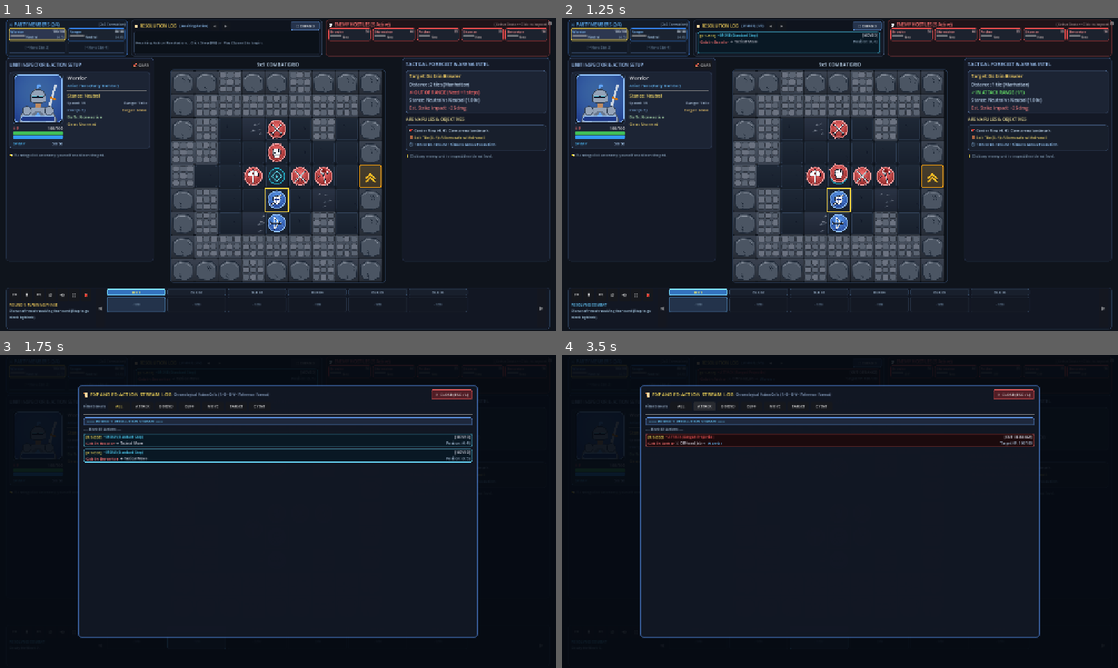
Above: before the commit, frames 1-4 (two rows, left to right).
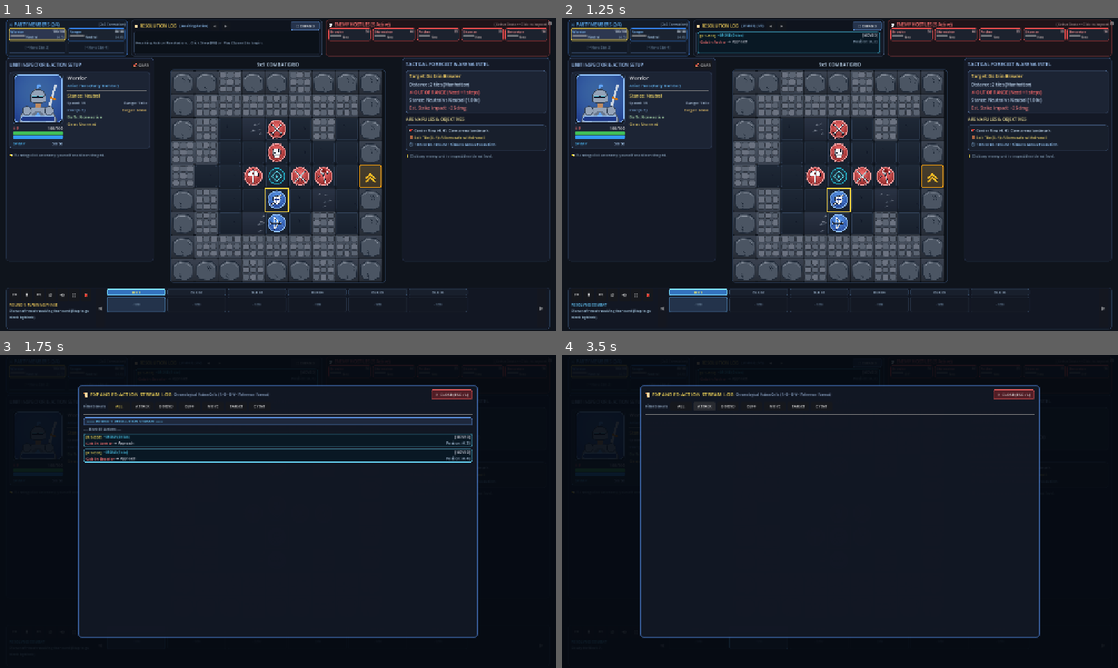
Above: after the commit, the same moments.

Repository: 6lackwin9/tactical-rpg
Game: Godot game, scene res://scenes/combat_arena.tscn
Same seed, same stepped clock (60 frames per second), same inputs: the game is played once before the commit and once after it.
Inputs:
- Up to frame 1 (1 s): click "✔ CONFIRM ROUND" at 0.5 s
- Up to frame 2 (1.25 s): no input
- Up to frame 3 (1.75 s): click "⛶ EXPAND" at 1.25 s
- Up to frame 4 (3.5 s): click "◀" at 2 s; click "🎒 GEAR" at 2.75 s

Frame 1 is identical in both runs. In frame 2, 0.6% of the frame differs, in the area x 27-87%, y 4-53%; in frame 3, 0.2%; in frame 4, 2.7%, in the area x 15-85%, y 19-30%.

Commit message:
feat(combat): split 2-block moves per block, refund blocked tiles, log cut-short moves
A 2-block move is now two 1-block halves: the first stretch lands at the end of
block 1, the rest at the end of block 2 (so a mover also vacates its tile after
block 1). A move blocked at resolution stops on the last free tile, refunds the
tiles it didn't walk (manual moves now match approaches), and logs CUT SHORT with
the blocker; a second half re-paths if the first half was cut short.

Co-Authored-By: Claude Opus 5.5 <noreply@anthropic.com>

Diff:
--- a/scripts/combat/actions/approach_command.gd
+++ b/scripts/combat/actions/approach_command.gd
@@ -26,14 +26,21 @@
 
 	var start_pos: Vector2i = grid.get_position(source)
 	var moved: int = 0
+	cut_short = false
+	blocked_by = ""
 	for s: int in range(steps):
 		if not source.is_active() or grid.get_distance(grid.get_position(source), grid.get_position(target)) <= source.attack_range:
 			break
 		var dir: Vector2i = _next_step()
 		if dir == Vector2i.ZERO or not grid.move_combatant(source, dir):
+			cut_short = true
+			var next_cell: Vector2i = grid.get_position(source) + dir
+			var occupant: Combatant = grid.get_combatant_at(next_cell) if dir != Vector2i.ZERO else null
+			blocked_by = occupant.name if occupant != null else "no route"
 			break
 		moved += 1
 
+	moved_tiles = moved
 	# Tiles not needed (target already in range, or no route) cost no AP.
 	if planner_controlled and moved < steps:
 		source.ap = mini(source.max_ap, source.ap + (steps - moved))
@@ -41,6 +48,8 @@
 	if moved == 0:
 		var in_range: bool = grid.get_distance(start_pos, grid.get_position(target)) <= source.attack_range
 		execution_log = "[Approach] %s holds at %s (%s)." % [source.name, str(start_pos), "already in range of %s" % target.name if in_range else "no route to %s" % target.name]
+	elif cut_short and grid.get_distance(end_pos, grid.get_position(target)) > source.attack_range:
+		execution_log = "[Move Cut Short] %s closed in on %s but stopped at %s (blocked by %s)." % [source.name, target.name, str(end_pos), blocked_by]
 	else:
 		execution_log = "[Approach] %s closed in on %s: %s to %s" % [source.name, target.name, str(start_pos), str(end_pos)]
 
--- a/scripts/combat/actions/move_command.gd
+++ b/scripts/combat/actions/move_command.gd
@@ -4,6 +4,11 @@
 var grid: CombatGrid
 var direction: Vector2i
 var steps: int
+
+# Outcome of the last execute() (read by the log): tiles walked, and why it stopped early.
+var moved_tiles: int = 0
+var cut_short: bool = false
+var blocked_by: String = ""
 
 func _init(p_source: Combatant, p_grid: CombatGrid, p_direction: Vector2i, p_steps: int = 1, p_block_cost: int = 1, p_priority: int = 0) -> void:
 	super(p_source, p_priority, p_block_cost)
--- a/scripts/combat/actions/walk_command.gd
+++ b/scripts/combat/actions/walk_command.gd
@@ -2,13 +2,20 @@
 extends MoveCommand
 
 # ==============================================================================
-# Tactical RPG - Walk Command (a planned multi-tile move along any path)
-# One block. The path is a list of unit steps (each cardinal), so a single Move
-# can turn corners. It stops early when a step is blocked. AP is paid when it
-# starts (1 AP per planned tile).
+# Tactical RPG - Walk Command (a planned move along any path, one block)
+# Planned moves longer than a unit's tiles-per-block are split into one Walk
+# per block, each landing at the end of its own block. A walk follows its
+# planned steps; if the unit isn't where the plan expected (an earlier half was
+# cut short), it re-paths toward the final destination around whoever stands
+# there now. A blocked step stops it short: the unit stays on the last free
+# tile, unused tiles are refunded as AP, and the log says what blocked it.
 # ==============================================================================
 
+const NONE: Vector2i = Vector2i(-1, -1)
+
 var path: Array[Vector2i] = []
+var expected_start: Vector2i = NONE   # where the plan has the unit when this walk starts
+var goal: Vector2i = NONE             # the move's final destination (for re-pathing)
 
 func _init(p_source: Combatant, p_grid: CombatGrid, p_path: Array[Vector2i], p_block_cost: int = 1) -> void:
 	super(p_source, p_grid, p_path[0] if not p_path.is_empty() else Vector2i.ZERO, p_path.size(), p_block_cost)
@@ -16,18 +23,55 @@
 	command_name = "Move"
 
 func execute() -> void:
+	moved_tiles = 0
+	cut_short = false
+	blocked_by = ""
 	if not can_execute():
 		execution_log = "[Move Failed] %s could not execute movement (inactive or off grid)." % source.name
 		return
 	var start_pos: Vector2i = grid.get_position(source)
-	var moved: int = 0
-	for dir: Vector2i in path:
+	var walk: Array[Vector2i] = path
+	if expected_start != NONE and goal != NONE and start_pos != expected_start:
+		walk = _repath(start_pos)
+	for dir: Vector2i in walk:
+		var next_cell: Vector2i = grid.get_position(source) + dir
 		if not source.is_active() or not grid.move_combatant(source, dir):
+			cut_short = true
+			blocked_by = _describe_blocker(next_cell)
 			break
-		moved += 1
+		moved_tiles += 1
 	if source.is_withdrawn:
 		execution_log = "[Withdrawal] %s moved from %s and safely WITHDREW through Exit!" % [source.name, str(start_pos)]
-	elif moved == 0:
-		execution_log = "[Move Blocked] %s could not move from %s (path blocked)." % [source.name, str(start_pos)]
+		return
+	# Tiles the unit couldn't walk cost nothing.
+	if planner_controlled and moved_tiles < path.size():
+		source.ap = mini(source.max_ap, source.ap + (path.size() - moved_tiles))
+		cut_short = true
+		if blocked_by.is_empty():
+			blocked_by = "no route"
+	var end_pos: Vector2i = grid.get_position(source)
+	if moved_tiles == 0:
+		execution_log = "[Move Cut Short] %s couldn't move from %s (blocked by %s)." % [source.name, str(start_pos), blocked_by]
+	elif cut_short:
+		execution_log = "[Move Cut Short] %s stopped at %s after %d of %d tiles (blocked by %s)." % [source.name, str(end_pos), moved_tiles, path.size(), blocked_by]
 	else:
-		execution_log = "[Move] %s moved %d tile%s from %s to %s" % [source.name, moved, "" if moved == 1 else "s", str(start_pos), str(grid.get_position(source))]
+		execution_log = "[Move] %s moved %d tile%s from %s to %s" % [source.name, moved_tiles, "" if moved_tiles == 1 else "s", str(start_pos), str(end_pos)]
+
+# Up to this walk's tile count toward `goal`, around current occupants.
+func _repath(from: Vector2i) -> Array[Vector2i]:
+	var blocked: Dictionary = {}
+	for other: Variant in grid.combatant_positions:
+		if other != source and other is Combatant:
+			blocked[grid.combatant_positions[other]] = true
+	var route: Array[Vector2i] = GridPath.find_path(grid, from, {goal: true}, blocked, grid.is_exit_tile(goal))
+	return route.slice(0, path.size())
+
+func _describe_blocker(cell: Vector2i) -> String:
+	var occupant: Combatant = grid.get_combatant_at(cell)
+	if occupant != null:
+		return occupant.name
+	if not grid.is_valid_coord(cell):
+		return "the arena edge"
+	if not grid.is_walkable(cell):
+		return Terrain.display_name(grid.get_terrain(cell))
+	return "an obstacle"
--- a/scripts/combat/planning/combat_plan.gd
+++ b/scripts/combat/planning/combat_plan.gd
@@ -409,18 +409,29 @@
 				goals[cell] = true
 	return GridPath.find_path(grid, from, goals, blocked, false)
 
-# One Move entry for the whole path: 1-2 blocks (the unit's tiles per block), 1 AP
-# per tile. `chase` makes it a live approach toward that foe.
+# The move as one Move entry per block (up to the unit's tiles per block, 1 AP
+# per tile): a 2-block move covers its first stretch at the end of block 1 and the
+# rest at the end of block 2. `chase` makes both halves live approaches.
 func _add_move(c: Combatant, st: SimState, dirs: Array[Vector2i], chase: Combatant, index: int) -> String:
 	var skill: SkillDef = SkillCatalog.lowest(SkillDef.Kind.MOVE)
-	var blocks: int = ceili(float(dirs.size()) / float(c.move_per_block()))
-	var problem: String = _add_entry(c, st, skill, index, chase, dirs, maxi(1, blocks))
-	if problem.is_empty():
-		for d: Vector2i in dirs:
+	var goal: Vector2i = st.pos
+	for d: Vector2i in dirs:
+		goal += d
+	var per_block: int = c.move_per_block()
+	var i: int = 0
+	while i < dirs.size():
+		var chunk: Array[Vector2i] = dirs.slice(i, mini(dirs.size(), i + per_block))
+		var problem: String = _add_entry(c, st, skill, index, chase, chunk, 1)
+		if not problem.is_empty():
+			return problem
+		for d: Vector2i in chunk:
 			st.pos += d
-		st.entries[st.entries.size() - 1].pos_after = st.pos
-		st.moved = true
-	return problem
+		var entry: PlanEntry = st.entries[st.entries.size() - 1]
+		entry.pos_after = st.pos
+		entry.goal = goal
+		i += chunk.size()
+	st.moved = true
+	return ""
 
 # Lowest block where `n` consecutive blocks are free (not status-locked), or -1.
 func _free_start(st: SimState, n: int) -> int:
@@ -513,7 +524,7 @@
 			var to: Vector2i = to_raw if to_raw is Vector2i else NO_CELL
 			if to != NO_CELL:
 				blocked[to] = true
-			var leaves_first: bool = DictUtil.int_of(move, "end", 99) == 1 and other.speed > c.speed
+			var leaves_first: bool = DictUtil.int_of(move, "leave", 99) == 1 and other.speed > c.speed
 			if not leaves_first:
 				blocked[start] = true
 		else:
@@ -554,10 +565,16 @@
 	_blocked_override = previous
 	if not problem.is_empty():
 		return {}
+	var leave: int = -1
+	var last: PlanEntry = null
 	for e: PlanEntry in st.entries:
 		if e.skill.kind == SkillDef.Kind.MOVE:
-			return {"to": NO_CELL if st.withdrawn else e.pos_after, "end": e.end_block()}
-	return {}
+			if leave < 0:
+				leave = e.end_block()
+			last = e
+	if last == null:
+		return {}
+	return {"to": NO_CELL if st.withdrawn else last.pos_after, "end": last.end_block(), "leave": leave}
 
 # ------------------------------------------------------------------------------
 # Valid next inputs
--- a/scripts/combat/planning/plan_entry.gd
+++ b/scripts/combat/planning/plan_entry.gd
@@ -20,6 +20,7 @@
 var step_index: int = 0
 var pos_before: Vector2i = Vector2i(-1, -1)  # where the unit stands before / after this command (preview ghosts)
 var pos_after: Vector2i = Vector2i(-1, -1)
+var goal: Vector2i = Vector2i(-1, -1)      # MOVE: the whole move's destination (a split move's halves share it)
 var skill_ap: int = 0                     # AP for the skill itself
 var blocks_override: int = 0               # MOVE: 1-2 blocks depending on the path length (0 = the skill's own)
 var est_damage: int = 0                   # ATTACK: expected hit (power x skill x stance x boost); area: total on foes
@@ -73,7 +74,10 @@
 			if target != null:
 				command = ApproachCommand.new(actor, grid, target, tiles, blocks())
 			else:
-				command = WalkCommand.new(actor, grid, path, blocks())
+				var walk := WalkCommand.new(actor, grid, path, blocks())
+				walk.expected_start = pos_before
+				walk.goal = goal
+				command = walk
 		SkillDef.Kind.TARGET:
 			command = TargetCommand.new(actor, target, 2)
 		_:
--- a/scripts/combat/session/combat_log_builder.gd
+++ b/scripts/combat/session/combat_log_builder.gd
@@ -50,11 +50,17 @@
 		entry.category = "MOVE"
 		entry.skill_name = "Sprint" if move.steps > 1 else "Tactical Move"
 		entry.skill_subtype = "Sprint Relocation" if move.steps > 1 else "Standard Step"
+		if move.planner_controlled:
+			entry.skill_name = "Approach" if move is ApproachCommand else "Move"
+			entry.skill_subtype = "%d tile%s" % [move.moved_tiles, "" if move.moved_tiles == 1 else "s"]
 		entry.value_num = move.steps
 		entry.coord_to = grid.get_position(act.combatant) if grid != null else Vector2i(-1, -1)
 		if act.combatant.is_withdrawn:
 			entry.outcome_tag = "WITHDRAWN"
 			entry.status_text = "Safely exited battle grid"
+		elif move.planner_controlled and move.cut_short and not (move is ApproachCommand and move.moved_tiles > 0 and move.blocked_by == ""):
+			entry.outcome_tag = "CUT SHORT"
+			entry.status_text = "Stopped at %s (blocked by %s)" % [str(entry.coord_to), move.blocked_by]
 		else:
 			entry.outcome_tag = "MOVED"
 			entry.status_text = "Position: %s" % str(entry.coord_to)
@@ -170,6 +176,8 @@
 		formatted = "[color=#34d399]🎯 " + msg.substr(9) + "[/color]"
 	elif msg.begins_with("[Action Started]"):
 		formatted = "[color=#94a3b8]⏳ " + msg.substr(17) + "[/color]"
+	elif msg.begins_with("[Move Cut Short]"):
+		formatted = "[color=#f59e0b]⚠ [b]Cut short:[/b] " + msg.substr(17) + "[/color]"
 	elif msg.begins_with("[Exhausted]"):
 		formatted = "[color=#f59e0b]⚡ [b]" + msg.substr(12) + "[/b][/color]"
 	elif msg.begins_with("[Rest]"):
--- a/scripts/tests/arena_test_suite.gd
+++ b/scripts/tests/arena_test_suite.gd
@@ -1490,6 +1490,34 @@
 	coord_ok = coord_ok and csession.planned_position(cr) == w_start and csession.planned_occupant(w_start) == cr and csession.planned_occupant(cw_dest) == cw
 	csession.dispose()
 	var mechanics_ok: bool = reach_ok and move_first_ok and status_ok and area_ok and coord_ok
+	# split moves: a 4-tile move at 2 tiles/block is two 1-block halves (first lands after block 1);
+	# a half blocked by a unit that stepped in stops short, refunds its tiles and logs CUT SHORT
+	var sgrid := CombatGrid.new(CombatGrid.ArenaType.CLOSED, [Vector2i(8, 4)])
+	var walker2 := Combatant.new("Walker2", 60, 8, 1)
+	var cutter := Combatant.new("Cutter", 60, 30, 1)
+	sgrid.place_combatant(walker2, Vector2i(1, 4))
+	sgrid.place_combatant(cutter, Vector2i(6, 7))
+	var walk_side: Array[Combatant] = [walker2]
+	var cut_side: Array[Combatant] = [cutter]
+	var sctx: PlanContext = _hand_ctx(sgrid, walk_side, cut_side)
+	var splan := CombatPlan.new(sctx)
+	var split_added: String = splan.add_step(walker2, PlanStep.go_to(mover, Vector2i(5, 4)))
+	var halves: Array[PlanEntry] = splan.entries_for(walker2)
+	var split_ok: bool = split_added.is_empty() and walker2.move_per_block() == 2 and halves.size() == 2
+	if split_ok:
+		split_ok = halves[0].start_block == 1 and halves[1].start_block == 2 and halves[0].blocks() == 1 and halves[0].pos_after == Vector2i(3, 4) and halves[1].pos_after == Vector2i(5, 4) and halves[0].skill_ap == 2 and halves[1].goal == Vector2i(5, 4)
+	var sresolver := CombatResolver.new()
+	sresolver.grid = sgrid
+	splan.commit(sresolver)
+	sresolver.execute_block(1)
+	split_ok = split_ok and sgrid.get_position(walker2) == Vector2i(3, 4)
+	sgrid.combatant_positions[cutter] = Vector2i(4, 4)   # an enemy steps into the path
+	var ap_before_half: int = walker2.ap
+	sresolver.execute_block(2)
+	var cut_entry: ActionLogEntry = CombatLogBuilder.from_action(sresolver.scheduled_actions[1], 1, 2, walk_side, sgrid)
+	split_ok = split_ok and sgrid.get_position(walker2) == Vector2i(3, 4) and walker2.ap == ap_before_half - 2 + 2 and cut_entry.outcome_tag == "CUT SHORT" and "Cutter" in cut_entry.status_text
+	mechanics_ok = mechanics_ok and split_ok
+
 
 	# 6. Presets: every preset drafts a valid, affordable sequence; each shows its focus
 	var psession := CombatSession.new(SkirmishEncounter.new())
@@ -1652,7 +1680,7 @@
 	print("  [Plan] Confirm locks the sequence, schedules party + AI enemies, AP spent at runtime: %s" % ("PASS" if flow_ok2 else "FAIL"))
 	print("  [Input] Per-target/tile options (foe attacks, self skills, move here, withdraw), previews, status & hover inspect: %s" % ("PASS" if input_ok else "FAIL"))
 	print("  [Rules] 6-block rounds, AP pool + regen, one move per round, centre tie-break, target switching, insurance attacks, follow, damage log, auto-play on confirm: %s" % ("PASS" if rules_ok else "FAIL"))
-	print("  [Mechanics] Ranged 2+ reach & off-hand jab, move-first, root, seeded status rolls & immunity, area friendly fire, allies moving into vacated tiles: %s" % ("PASS" if mechanics_ok else "FAIL"))
+	print("  [Mechanics] Ranged 2+ reach & off-hand jab, move-first, root, seeded status rolls & immunity, area friendly fire, allies moving into vacated tiles, split moves & cut-short refunds: %s" % ("PASS" if mechanics_ok else "FAIL"))
 	print("  [Runtime] Overspending goes into AP debt (next round: less AP, 3+ Stagger, 5+ Stun); Rest recovers AP mid-round: %s" % ("PASS" if runtime_ok else "FAIL"))
 	print("  [AI] Presets draft valid, affordable sequences with their focus: %s" % ("PASS" if preset_ok else "FAIL"))
 	print("  [AI] Aggressor engages, path-finds walls, Sniper backs away, Support focuses, wounded flee, Engage chases: %s" % ("PASS" if ai_ok else "FAIL"))
